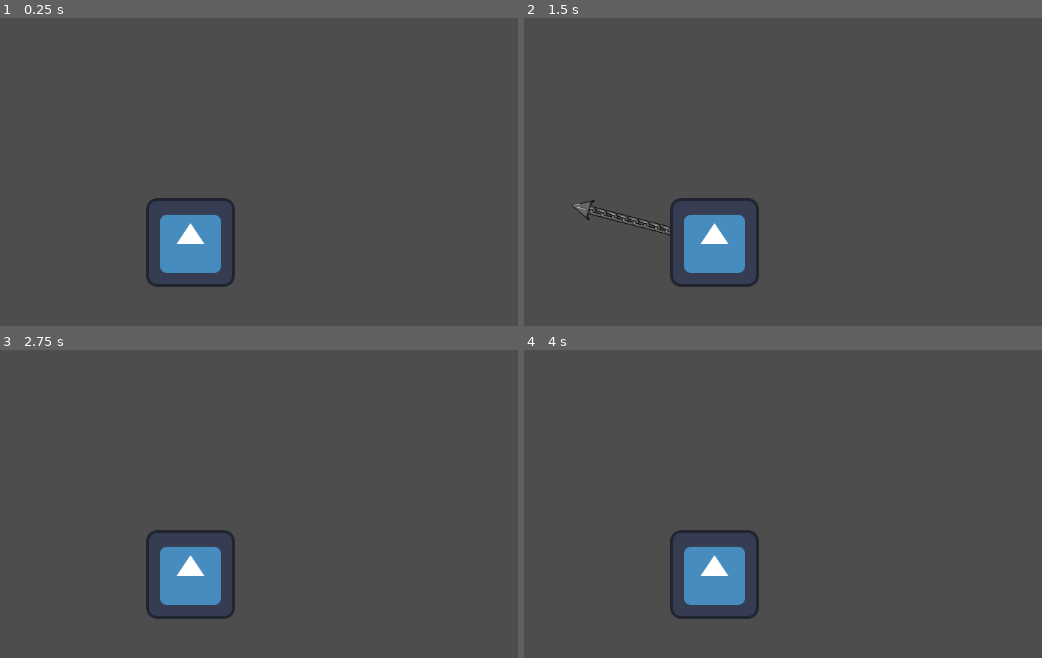
Above: before the commit, frames 1-4 (two rows, left to right).
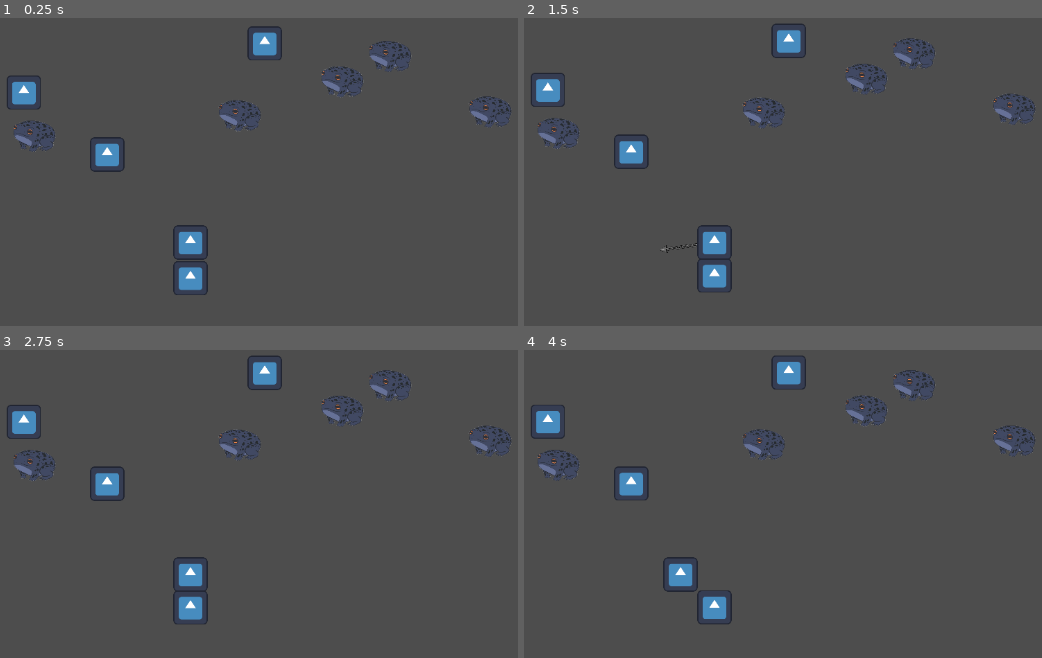
Above: after the commit, the same moments.

Repository: ygda-org/frog-jam
Game: Godot game, scene res://scenes/main.tscn
The game is run twice, just before and just after one commit, with the same random seed, the same clock (stepped at 60 frames per second) and the same inputs. The engine's default icon, where the game draws it, is replaced by a stand-in: a white triangle on a blue panel in a dark square.
Inputs (mouse positions are in pixels of both pictures, inside the frame that each line leads up to):
- Up to frame 1 (0.25 s): no input
- Up to frame 2 (1.5 s): move the mouse to (891, 221) at 0.52 s; click (891, 221) at 0.67 s; tap Enter at 1.25 s; move the mouse to (555, 264) at 1.27 s; click (555, 264) at 1.42 s
- Up to frame 3 (2.75 s): tap Space at 2 s; move the mouse to (269, 476) at 2.02 s; click (269, 476) at 2.17 s
- Up to frame 4 (4 s): tap Enter at 2.75 s; move the mouse to (outside the picture) at 2.77 s; click (outside the picture) at 2.92 s; move the mouse to (953, 642) at 3.52 s; click (953, 642) at 3.67 s

The runs differ from the first frame. In frame 1, 5.1% of the frame differs, in the area x 1-99%, y 2-90%; in frame 2, 5.4%, in the area x 1-99%, y 1-89%; in frame 3, 5.0%; in frame 4, 5.3%.

Commit message:
Added camera logic, frog bubbles, spawning algorithm, and hud

Diff:
--- /dev/null
+++ b/assets/resources/slowfall_frog.tres
@@ -0,0 +1,10 @@
+[gd_resource type="Resource" script_class="FrogData" load_steps=3 format=3 uid="uid://bwfgmons2un3v"]
+
+[ext_resource type="Script" uid="uid://54ym1gykbbgq" path="res://scripts/frog_data.gd" id="1_xbfj2"]
+[ext_resource type="Texture2D" uid="uid://caijq8nq0tq0h" path="res://assets/images/frog1.png" id="2_1bajr"]
+
+[resource]
+script = ExtResource("1_xbfj2")
+texture = ExtResource("2_1bajr")
+powerup = 0
+metadata/_custom_type_script = "uid://54ym1gykbbgq"
--- a/project.godot
+++ b/project.godot
@@ -15,6 +15,14 @@
 config/features=PackedStringArray("4.4", "GL Compatibility")
 config/icon="res://icon.svg"
 
+[global_group]
+
+despawnable=""
+
+[layer_names]
+
+2d_physics/layer_1="Grappleable"
+
 [rendering]
 
 renderer/rendering_method="gl_compatibility"
--- /dev/null
+++ b/scenes/frog_bubble.tscn
@@ -0,0 +1,23 @@
+[gd_scene load_steps=4 format=3 uid="uid://c7qyjf71va1hr"]
+
+[ext_resource type="Script" uid="uid://cytlje5tgxifk" path="res://scripts/frog_bubble.gd" id="1_r2503"]
+[ext_resource type="Texture2D" uid="uid://caijq8nq0tq0h" path="res://assets/images/frog1.png" id="2_on66f"]
+
+[sub_resource type="CircleShape2D" id="CircleShape2D_vmryt"]
+radius = 89.56
+
+[node name="FrogBubble" type="Area2D" groups=["despawnable"]]
+collision_layer = 0
+collision_mask = 2
+script = ExtResource("1_r2503")
+
+[node name="Frog Sprite" type="Sprite2D" parent="."]
+scale = Vector2(0.36, 0.36)
+texture = ExtResource("2_on66f")
+
+[node name="Bubble" type="Sprite2D" parent="."]
+
+[node name="CollisionShape2D" type="CollisionShape2D" parent="."]
+shape = SubResource("CircleShape2D_vmryt")
+
+[connection signal="body_entered" from="." to="." method="_on_body_entered"]
--- /dev/null
+++ b/scenes/main.gd
@@ -0,0 +1,71 @@
+extends Node2D
+
+
+@export var spawn_margin: int = 200
+@export var spawn_interval: int = 100
+@export var creatures_per_layer: int = 5
+@export var enemies_per_layer: int = 1
+@export var bubbles_per_layer: int = 1
+@export var spawn_height_margin: int = 10
+
+@onready var camera: Camera2D = $Camera2D
+
+var FROG_BUBBLE_SCENE: PackedScene = preload("res://scenes/frog_bubble.tscn")
+
+var highest_spawn: float = 0.0
+
+var frog_datas: Array[FrogData] = []
+
+func _ready() -> void:
+	# grabbing all of the bubble frog resources
+	var dir = DirAccess.open("res://assets/resources")
+	if dir:
+		dir.list_dir_begin()
+		var file_name = dir.get_next()
+		while file_name != "":
+			frog_datas.append(load("res://assets/resources/" + file_name) as FrogData)
+			file_name = dir.get_next()
+	else:
+		print("Error loading frog datas")
+
+	highest_spawn = camera.global_position.y - spawn_margin
+	spawn_up_to(camera.global_position.y - spawn_margin)
+
+func _process(delta: float) -> void:
+	var cam_top = camera.global_position.y - get_viewport_rect().size.y * 0.5
+	if cam_top - spawn_margin < highest_spawn:
+		spawn_up_to(cam_top - spawn_margin)
+
+	# despawn anything that goes off screen
+	for i in get_tree().get_nodes_in_group("despawnable"):
+		if i.global_position.y > camera.global_position.y + get_viewport_rect().size.y * 0.5:
+			i.queue_free()
+			print("deleting node")
+
+func spawn_up_to(target: float) -> void:
+	#spawn layers between spawn_interval from highest_spawn down to target
+	while highest_spawn > target:
+		highest_spawn -= spawn_interval
+		spawn_layer_at(highest_spawn)
+
+func spawn_layer_at(y_pos: float) -> void:
+	var screen_width: float = get_viewport_rect().size.x
+
+	# spawn creatures
+	for i in creatures_per_layer:
+		var x = randi_range(-screen_width, screen_width)
+		# spawn creature at Vector2(x, y_pos + randi_range(-spawn_height-margin, spawn_height_margin))
+
+	#spawn enemies
+	for i in enemies_per_layer:
+		var x = randi_range(-screen_width, screen_width)
+		#spawn enemies at Vector2(x, y_pos + randi_range(-spawn_height-margin, spawn_height_margin))
+
+	#spawn bubbles
+	for i in bubbles_per_layer:
+		var x = randi_range(-screen_width, screen_width)
+		#spawn bubbles at Vector2(x, y_pos + randi_range(-spawn_height-margin, spawn_height_margin))
+		var new_bubble: FrogBubble = FROG_BUBBLE_SCENE.instantiate()
+		new_bubble.global_position = Vector2(x, y_pos + randi_range(-spawn_height_margin, spawn_height_margin))
+		new_bubble.set_data(frog_datas.pick_random())
+		add_child(new_bubble)
--- a/scenes/main.tscn
+++ b/scenes/main.tscn
@@ -1,9 +1,76 @@
-[gd_scene load_steps=2 format=3 uid="uid://dqdho0tsm5oaw"]
+[gd_scene load_steps=8 format=3 uid="uid://dqdho0tsm5oaw"]
 
 [ext_resource type="PackedScene" uid="uid://c6uk1avdiasqd" path="res://scenes/player.tscn" id="1_0wfyh"]
+[ext_resource type="Script" uid="uid://dfnmfuy47683b" path="res://scenes/main.gd" id="1_tefeu"]
+[ext_resource type="Script" uid="uid://dr2tdfuug7fjk" path="res://scripts/camera.gd" id="2_0wfyh"]
+[ext_resource type="Texture2D" uid="uid://bj67ayqtvecn5" path="res://icon.svg" id="2_sugp2"]
+[ext_resource type="PackedScene" uid="uid://c7qyjf71va1hr" path="res://scenes/frog_bubble.tscn" id="4_jyhfs"]
+[ext_resource type="Resource" uid="uid://bwfgmons2un3v" path="res://assets/resources/slowfall_frog.tres" id="5_tbgi4"]
+
+[sub_resource type="RectangleShape2D" id="RectangleShape2D_sugp2"]
+size = Vector2(128, 130)
 
 [node name="Main" type="Node2D"]
+script = ExtResource("1_tefeu")
 
 [node name="Player" parent="." instance=ExtResource("1_0wfyh")]
+powerup_time_length = 3
 
-[node name="Camera2D" type="Camera2D" parent="Player"]
+[node name="Camera2D" type="Camera2D" parent="." node_paths=PackedStringArray("player")]
+zoom = Vector2(0.385, 0.385)
+script = ExtResource("2_0wfyh")
+player = NodePath("../Player")
+
+[node name="ParallaxBackground" type="ParallaxBackground" parent="."]
+
+[node name="ParallaxLayer" type="ParallaxLayer" parent="ParallaxBackground"]
+
+[node name="Sprite2D" type="Sprite2D" parent="ParallaxBackground/ParallaxLayer"]
+
+[node name="Test Block" type="StaticBody2D" parent="."]
+position = Vector2(-312, -232)
+
+[node name="Sprite2D" type="Sprite2D" parent="Test Block"]
+position = Vector2(0, -2)
+texture = ExtResource("2_sugp2")
+
+[node name="CollisionShape2D" type="CollisionShape2D" parent="Test Block"]
+position = Vector2(0, -1)
+shape = SubResource("RectangleShape2D_sugp2")
+
+[node name="Test Block2" type="StaticBody2D" parent="."]
+position = Vector2(-624, -464)
+
+[node name="Sprite2D" type="Sprite2D" parent="Test Block2"]
+position = Vector2(0, -2)
+texture = ExtResource("2_sugp2")
+
+[node name="CollisionShape2D" type="CollisionShape2D" parent="Test Block2"]
+position = Vector2(0, -1)
+shape = SubResource("RectangleShape2D_sugp2")
+
+[node name="Test Block3" type="StaticBody2D" parent="."]
+position = Vector2(278, -648)
+
+[node name="Sprite2D" type="Sprite2D" parent="Test Block3"]
+position = Vector2(0, -2)
+texture = ExtResource("2_sugp2")
+
+[node name="CollisionShape2D" type="CollisionShape2D" parent="Test Block3"]
+position = Vector2(0, -1)
+shape = SubResource("RectangleShape2D_sugp2")
+
+[node name="Test Block4" type="StaticBody2D" parent="."]
+position = Vector2(0, 232)
+
+[node name="Sprite2D" type="Sprite2D" parent="Test Block4"]
+position = Vector2(0, -2)
+texture = ExtResource("2_sugp2")
+
+[node name="CollisionShape2D" type="CollisionShape2D" parent="Test Block4"]
+position = Vector2(0, -1)
+shape = SubResource("RectangleShape2D_sugp2")
+
+[node name="FrogBubble" parent="." instance=ExtResource("4_jyhfs")]
+position = Vector2(183, -380)
+frog_data = ExtResource("5_tbgi4")
--- a/scenes/player.tscn
+++ b/scenes/player.tscn
@@ -1,14 +1,14 @@
 [gd_scene load_steps=5 format=3 uid="uid://c6uk1avdiasqd"]
 
 [ext_resource type="PackedScene" uid="uid://bhd6ncjp8omr" path="res://scenes/tongue.tscn" id="1_g2els"]
-[ext_resource type="Script" uid="uid://d4cdeyno2gikw" path="res://scenes/player.gd" id="1_qhqgy"]
+[ext_resource type="Script" uid="uid://d4cdeyno2gikw" path="res://scripts/player.gd" id="1_qhqgy"]
 [ext_resource type="Texture2D" uid="uid://bj67ayqtvecn5" path="res://icon.svg" id="2_qhqgy"]
 
 [sub_resource type="RectangleShape2D" id="RectangleShape2D_dqkch"]
 size = Vector2(121, 120)
 
 [node name="Player" type="CharacterBody2D"]
-collision_layer = 0
+collision_layer = 2
 script = ExtResource("1_qhqgy")
 
 [node name="Tongue" parent="." instance=ExtResource("1_g2els")]
@@ -19,3 +19,6 @@
 [node name="CollisionShape2D" type="CollisionShape2D" parent="."]
 position = Vector2(-0.5, 0)
 shape = SubResource("RectangleShape2D_dqkch")
+
+[node name="Timer" type="Timer" parent="."]
+one_shot = true
--- a/scenes/tongue.tscn
+++ b/scenes/tongue.tscn
@@ -1,8 +1,8 @@
 [gd_scene load_steps=5 format=3 uid="uid://bhd6ncjp8omr"]
 
 [ext_resource type="Script" uid="uid://lcka3hsl6fuh" path="res://scripts/tongue.gd" id="1_kcni0"]
-[ext_resource type="Texture2D" uid="uid://b2m5yajks36cg" path="res://assets/link.png" id="2_8i22f"]
-[ext_resource type="Texture2D" uid="uid://ctpetxvpxss3n" path="res://assets/hook.png" id="3_go4iq"]
+[ext_resource type="Texture2D" uid="uid://b2m5yajks36cg" path="res://assets/images/link.png" id="2_8i22f"]
+[ext_resource type="Texture2D" uid="uid://ctpetxvpxss3n" path="res://assets/images/hook.png" id="3_go4iq"]
 
 [sub_resource type="CircleShape2D" id="CircleShape2D_q6f22"]
 radius = 4.0
--- /dev/null
+++ b/scripts/camera.gd
@@ -0,0 +1,6 @@
+extends Camera2D
+
+@export var player: Player
+
+func _process(delta):
+	self.global_position.y = self.player.global_position.y
--- /dev/null
+++ b/scripts/frog_bubble.gd
@@ -0,0 +1,11 @@
+class_name FrogBubble
+extends Area2D
+
+@export var frog_data: FrogData
+
+func set_data(new_data: FrogData) -> void:
+	self.frog_data = new_data
+
+func _on_body_entered(body: Node2D) -> void:
+	(body as Player).apply_powerup(frog_data.powerup)
+	self.queue_free()
--- /dev/null
+++ b/scripts/frog_data.gd
@@ -0,0 +1,9 @@
+class_name FrogData
+extends Resource
+
+enum Powerups {
+	Slowfall,
+}
+
+@export var texture: Texture2D
+@export var powerup: Powerups
--- /dev/null
+++ b/scripts/hud.gd
@@ -0,0 +1,3 @@
+extends Control
+
+@onready var health_label: Label = $"MarginContainer/HBoxContainer/Health Label"
--- a/scenes/player.gd
+++ b/scripts/player.gd
@@ -1,24 +1,26 @@
+class_name Player
 extends CharacterBody2D
 
-const JUMP_FORCE = 1550
-const GRAVITY = 60
-const MAX_SPEED = 2000
-const FRICTION_AIR = 0.95
-const CHAIN_PULL = 105
+var JUMP_FORCE: int = 1550
+var GRAVITY: int = 60
+var MAX_SPEED: int = 2000
+var FRICTION_AIR: float = 0.95
+var CHAIN_PULL: int = 105
 
-@export var rest_length: float = 200.0
-@export var stiffness: float = 5.0
-@export var damping: float = 1.0
+@export var powerup_time_length: int = 10
 
 @onready var tongue: Tongue = $Tongue
+@onready var powerup_timer: Timer = $Timer
 
 var chain_velocity := Vector2(0,0)
 
+func _ready() -> void:
+	self.powerup_timer.wait_time = self.powerup_time_length
 
 func _input(event: InputEvent) -> void:
 	if event is InputEventMouseButton:
 		if event.pressed:
-			tongue.shoot(event.position - get_viewport().size * 0.5)
+			tongue.shoot(self.get_local_mouse_position())
 		else:
 			tongue.release()
 
@@ -50,3 +52,14 @@
 		velocity.x *= FRICTION_AIR
 		if velocity.y > 0:
 			velocity.y *= FRICTION_AIR
+
+func apply_powerup(powerup: FrogData.Powerups) -> void:
+	match powerup:
+		FrogData.Powerups.Slowfall:
+			self.GRAVITY /= 2
+			self.powerup_timer.timeout.connect(func():
+				self.GRAVITY *= 2
+				print("slowfall deactivated")
+				)
+			self.powerup_timer.start()
+			print("slowfall activated")
--- /dev/null
+++ b/ui/hud.tscn
@@ -0,0 +1,33 @@
+[gd_scene load_steps=3 format=3 uid="uid://cs2v2aikg2lsg"]
+
+[ext_resource type="Script" uid="uid://ch6bxein65cgn" path="res://scripts/hud.gd" id="1_276te"]
+[ext_resource type="Texture2D" uid="uid://dyswg2ddwmkm5" path="res://assets/images/Heart (2).png" id="1_rbyyf"]
+
+[node name="HUD" type="Control"]
+layout_mode = 3
+anchors_preset = 15
+anchor_right = 1.0
+anchor_bottom = 1.0
+grow_horizontal = 2
+grow_vertical = 2
+script = ExtResource("1_276te")
+
+[node name="MarginContainer" type="MarginContainer" parent="."]
+layout_mode = 0
+offset_right = 64.0
+offset_bottom = 64.0
+theme_override_constants/margin_left = 12
+theme_override_constants/margin_top = 12
+
+[node name="HBoxContainer" type="HBoxContainer" parent="MarginContainer"]
+layout_mode = 2
+
+[node name="Health Picture" type="TextureRect" parent="MarginContainer/HBoxContainer"]
+layout_mode = 2
+texture = ExtResource("1_rbyyf")
+
+[node name="Health Label" type="Label" parent="MarginContainer/HBoxContainer"]
+layout_mode = 2
+theme_override_font_sizes/font_size = 50
+text = "100"
+horizontal_alignment = 1
Binary file added: assets/images/Heart (2).png
Not shown, added: assets/images/Heart (2).png.import
Binary file added: assets/images/frog1.png
Not shown, changed: assets/images/frog1.png.import
Binary file added: assets/images/heart.png
Not shown, added: assets/images/heart.png.import
Renamed: assets/hook.png -> assets/images/hook.png
Not shown, added: assets/images/hook.png.import
Renamed: assets/link.png -> assets/images/link.png
Not shown, changed: assets/images/link.png.import
Not shown, added: scenes/main.gd.uid
Not shown, added: scripts/camera.gd.uid
(and 4 more such lines)
